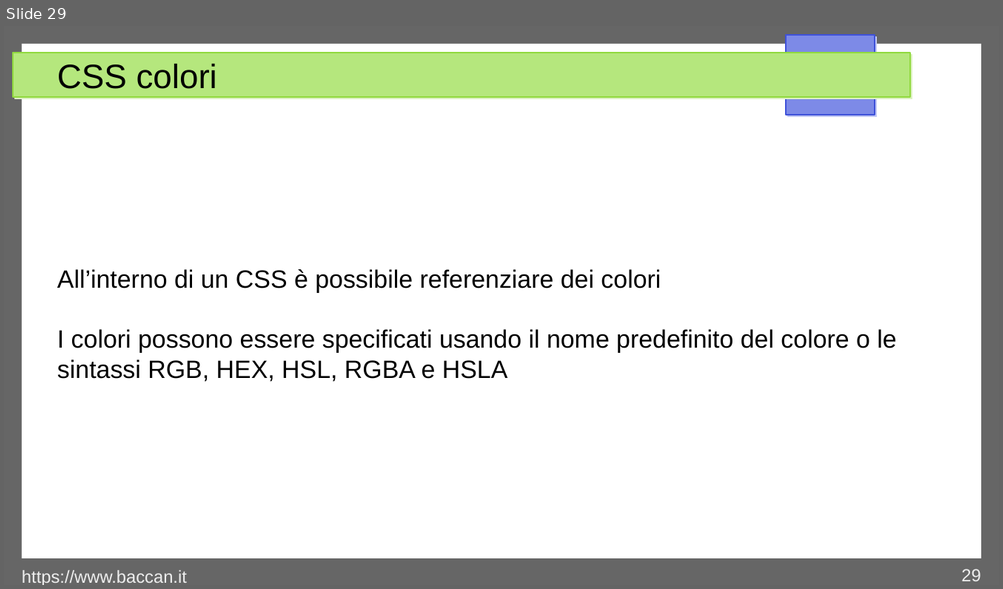
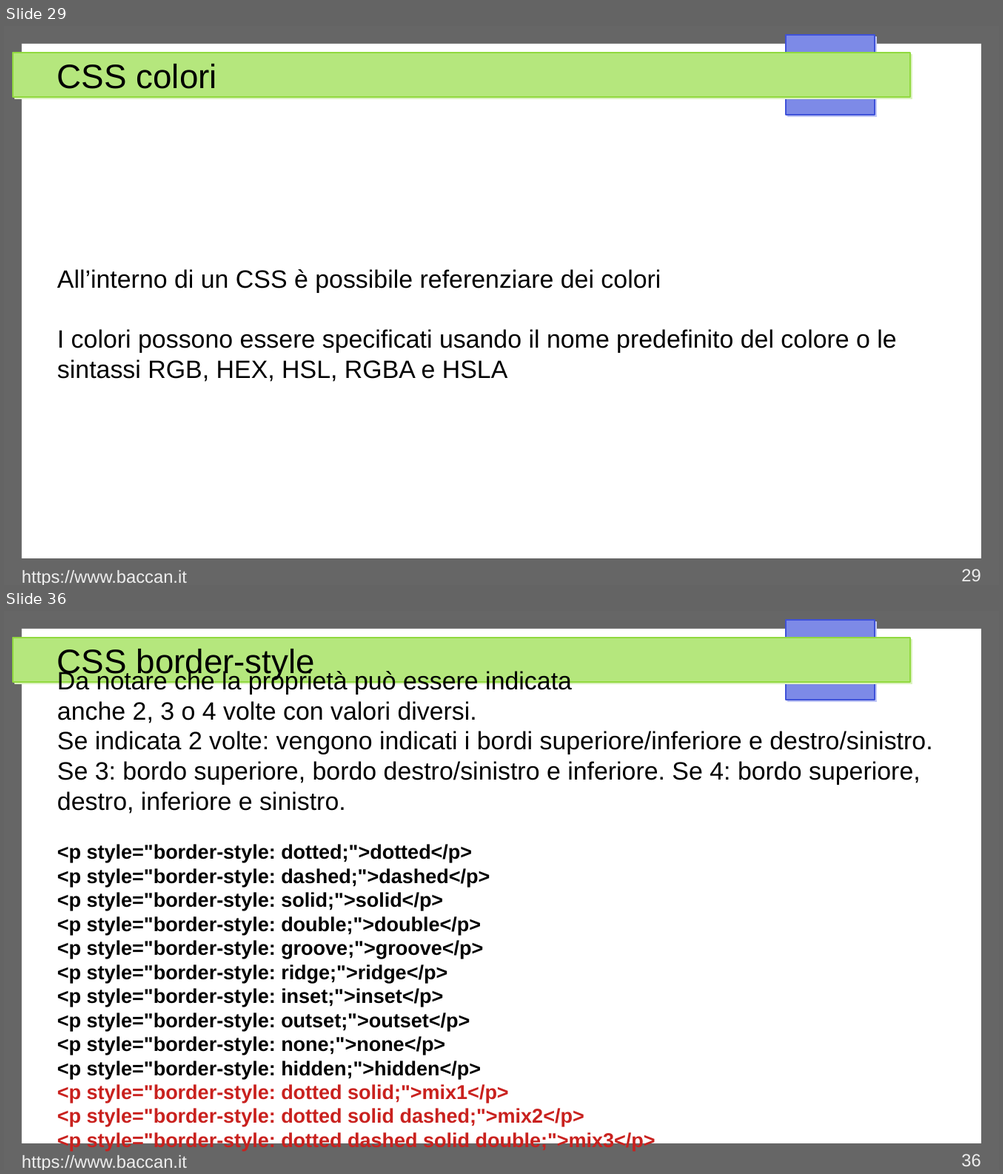
Before and after one commit to matteobaccan/CorsoCSS, a slide deck: Chapter_css.odp. Shown one above the other, each under a label of ours: slide 29 before the commit, slides 29 and 36 after it; the slides between them are not shown. The pictures are 1003x589 and 1003x1174 pixels, drawn with LibreOffice and Linux fonts; fonts in the diff are those of the drawing. Boxes give left, top, right and bottom in pixels: in the first picture for what was removed or moved away, otherwise in the second. Text is boxed around its words. In the diff, an @@ line names an element or a change of style, - is before the commit and + after.

Commit message:
Border, padding e margin

```diff
--- a/Chapter_css.odp
+++ b/Chapter_css.odp
@@ slide 36 added at (x1=4, y1=611, x2=999, y2=1170), background #FFFFFF; not listed: 4 template elements that a slide beside it also shows @@
@@ title added at (x1=57, y1=649, x2=315, y2=680), 27 pt, text #000000 @@
+CSS border-style
@@ text added at (x1=57, y1=669, x2=932, y2=1127), 16 pt, text #000000, bold @@
+Da notare che la proprietà può essere indicata
+anche 2, 3 o 4 volte con valori diversi.
+Se indicata 2 volte: vengono indicati i bordi superiore/inferiore e destro/sinistro. Se 3: bordo superiore, bordo destro/sinistro e inferiore. Se 4: bordo superiore, destro, inferiore e sinistro.
+<p style="border-style: dotted;">dotted</p>
+<p style="border-style: dashed;">dashed</p>
+<p style="border-style: solid;">solid</p>
+<p style="border-style: double;">double</p>
+<p style="border-style: groove;">groove</p>
+<p style="border-style: ridge;">ridge</p>
+<p style="border-style: inset;">inset</p>
+<p style="border-style: outset;">outset</p>
+<p style="border-style: none;">none</p>
+<p style="border-style: hidden;">hidden</p>
+<p style="border-style: dotted solid;">mix1</p>
+<p style="border-style: dotted solid dashed;">mix2</p>
+<p style="border-style: dotted dashed solid double;">mix3</p>
@@ text added at (x1=22, y1=1156, x2=187, y2=1170), 14 pt, text #EEEEEE @@
+https://www.baccan.it
@@ page number added at (x1=961, y1=1154, x2=980, y2=1167), 14 pt, text #EEEEEE @@
+36
```
Also in this commit, not shown: 4 slides changed, 10 other slides added, 10 other files.
